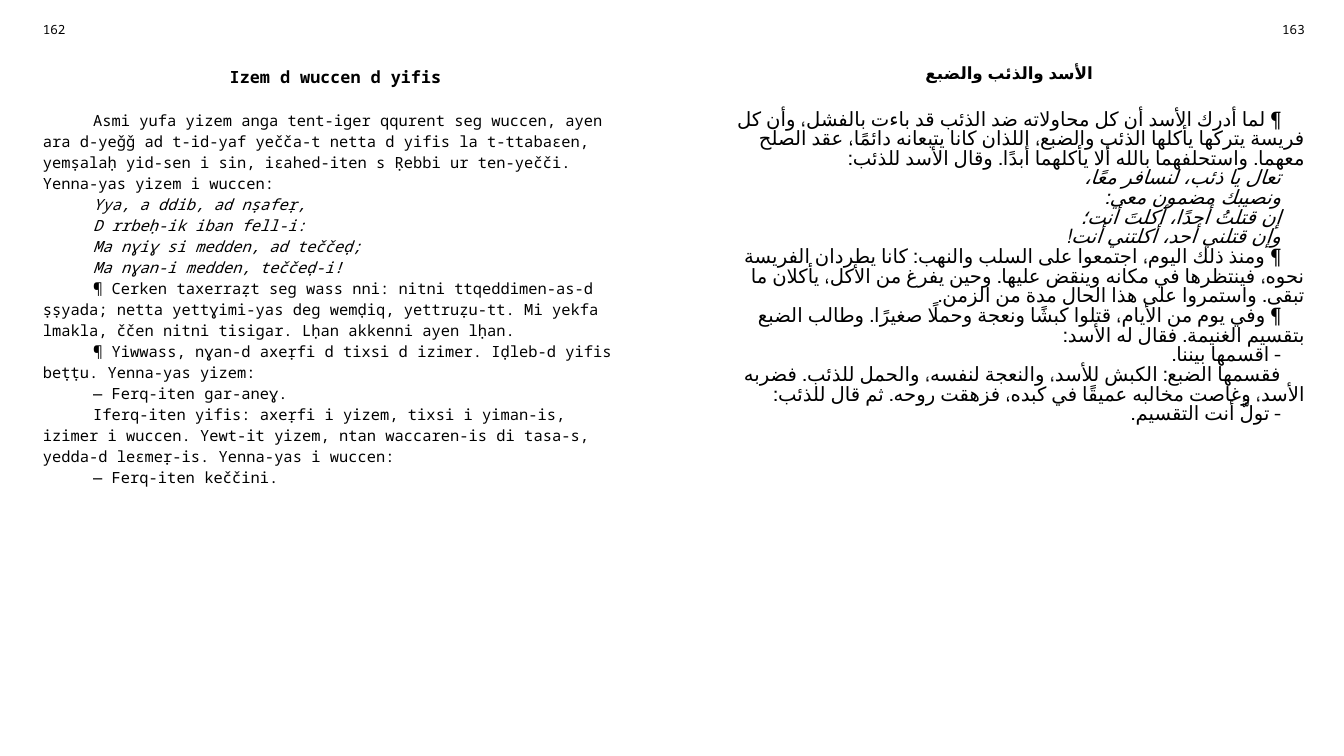
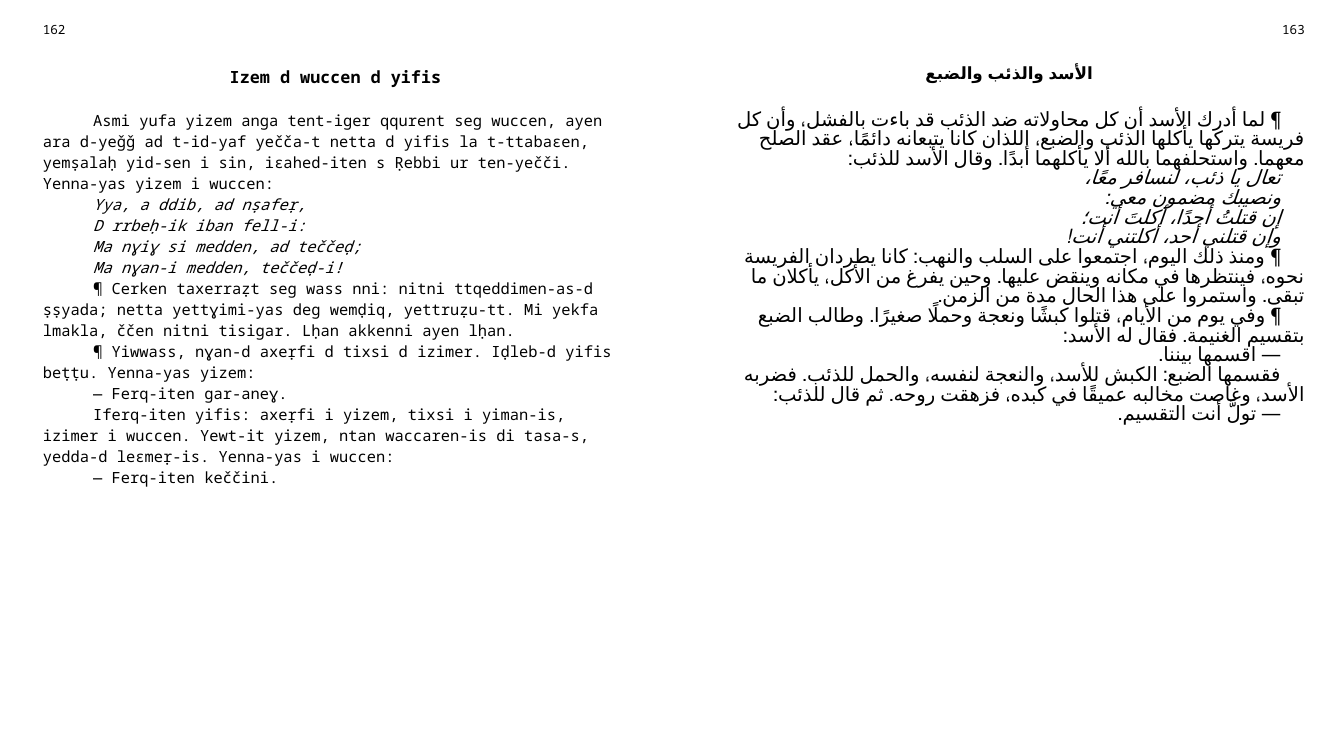
Before and after one commit to sferhah/tamacahut_n_wuccen, a slide deck: slide 80 of Uccen.ConsoleApp/Resources/pptx/uccen.arb.pptx. Drawn at 1344x756 pixels with LibreOffice and Linux fonts; fonts in the diff are those of the drawing. Boxes give left, top, right and bottom in pixels: in the first picture for what was removed or moved away, otherwise in the second. Text is boxed around its words. In the diff, an @@ line names an element or a change of style, - is before the commit and + after.

```diff
--- a/Uccen.ConsoleApp/Resources/pptx/uccen.arb.pptx
+++ b/Uccen.ConsoleApp/Resources/pptx/uccen.arb.pptx
@@ table at (32,16,1315,729) @@
-row 3, column 3: ¶ لما أدرك الأسد أن كل محاولاته ضد الذئب قد باءت بالفشل، وأن كل فريسة يتركها يأكلها الذئب والضبع، اللذان كانا يتبعانه دائمًا، عقد الصلح معهما. واستحلفهما بالله ألا يأكلهما أبدًا. وقال الأسد للذئب: / تعال يا ذئب، لنسافر معًا، / ونصيبك مضمون معي: / إن قتلتُ أحدًا، أكلتَ أنت؛ / وإن قتلني أحد، أكلتني أنت! / ¶ ومنذ ذلك اليوم، اجتمعوا على السلب والنهب: كانا يطردان الفريسة نحوه، فينتظرها في مكانه وينقض عليها. وحين يفرغ من الأكل، يأكلان ما تبقى. واستمروا على هذا الحال مدة من الزمن. / ¶ وفي يوم من الأيام، قتلوا كبشًا ونعجة وحملًا صغيرًا. وطالب الضبع بتقسيم الغنيمة. فقال له الأسد: / ‑ اقسمها بيننا. / فقسمها الضبع: الكبش للأسد، والنعجة لنفسه، والحمل للذئب. فضربه الأسد، وغاصت مخالبه عميقًا في كبده، فزهقت روحه. ثم قال للذئب: / ‑ تولَّ أنت التقسيم.
+row 3, column 3: ¶ لما أدرك الأسد أن كل محاولاته ضد الذئب قد باءت بالفشل، وأن كل فريسة يتركها يأكلها الذئب والضبع، اللذان كانا يتبعانه دائمًا، عقد الصلح معهما. واستحلفهما بالله ألا يأكلهما أبدًا. وقال الأسد للذئب: / تعال يا ذئب، لنسافر معًا، / ونصيبك مضمون معي: / إن قتلتُ أحدًا، أكلتَ أنت؛ / وإن قتلني أحد، أكلتني أنت! / ¶ ومنذ ذلك اليوم، اجتمعوا على السلب والنهب: كانا يطردان الفريسة نحوه، فينتظرها في مكانه وينقض عليها. وحين يفرغ من الأكل، يأكلان ما تبقى. واستمروا على هذا الحال مدة من الزمن. / ¶ وفي يوم من الأيام، قتلوا كبشًا ونعجة وحملًا صغيرًا. وطالب الضبع بتقسيم الغنيمة. فقال له الأسد: / — اقسمها بيننا. / فقسمها الضبع: الكبش للأسد، والنعجة لنفسه، والحمل للذئب. فضربه الأسد، وغاصت مخالبه عميقًا في كبده، فزهقت روحه. ثم قال للذئب: / — تولَّ أنت التقسيم.
```
Also in this commit, not shown: 14 other slides changed, 3 other files.
